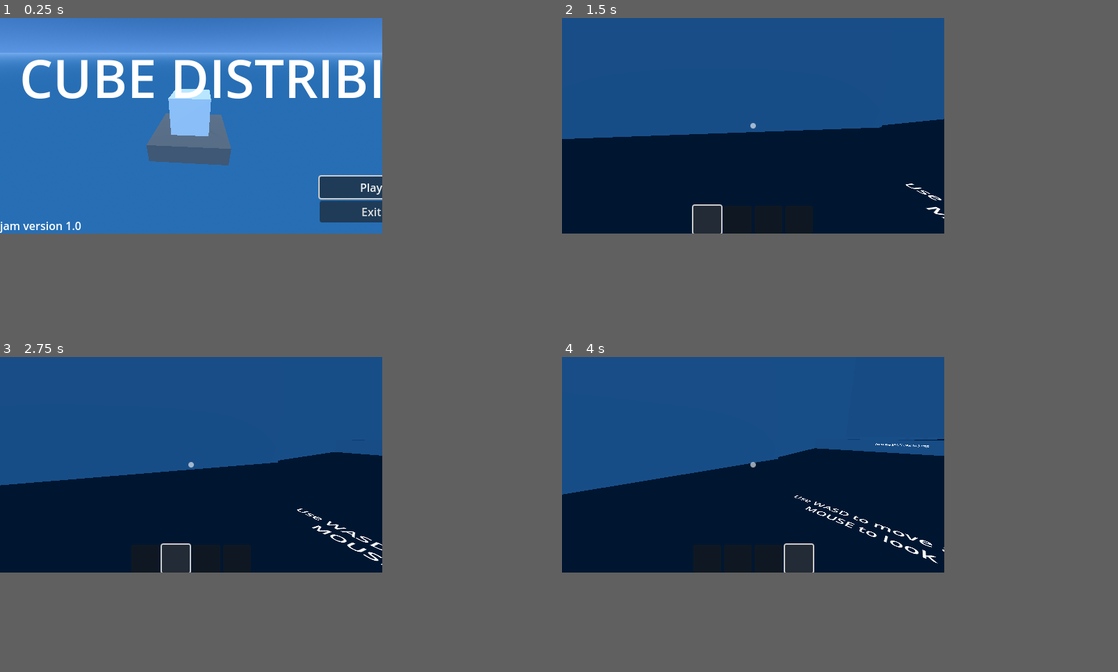
Above: before the commit, frames 1-4 (two rows, left to right).
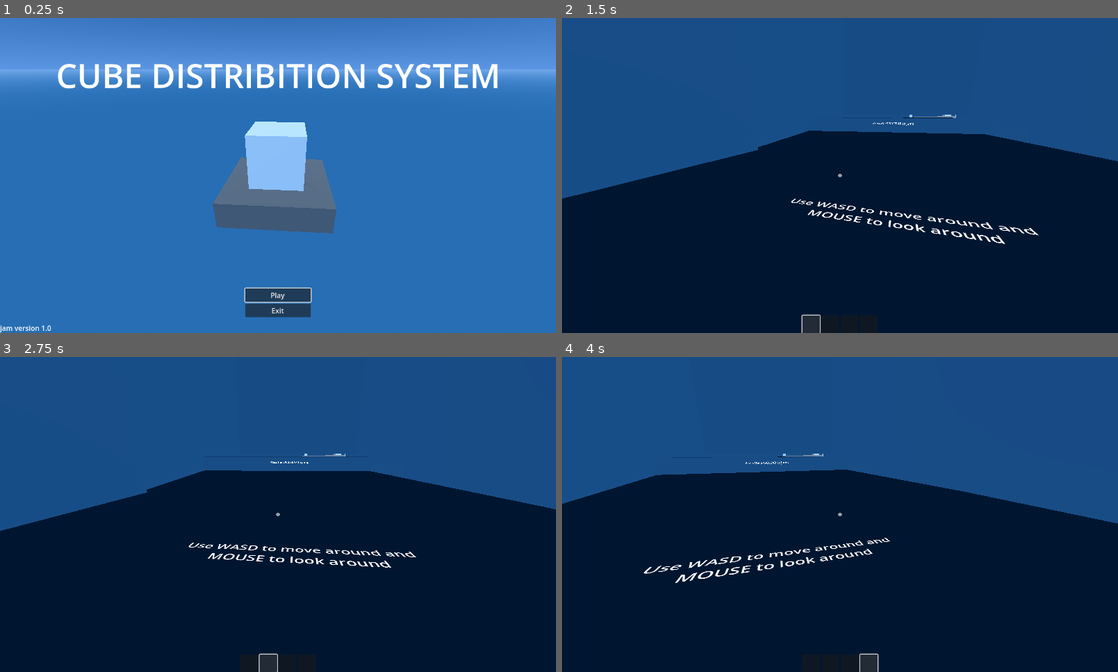
Above: after the commit, the same moments.

Repository: albert0zzz/Acerola-Jam-0-Entry
Game: Godot game, scene res://addons/Basic UI/main_menu.tscn
Same seed, same stepped clock (60 frames per second), same inputs: the game is played once before the commit and once after it.
Inputs (mouse positions are in pixels of both pictures, inside the frame that each line leads up to; where the layout moved, square brackets give the same spot in the first picture):
- Up to frame 1 (0.25 s): no input
- Up to frame 2 (1.5 s): click "Play" at 0.5 s; click (734, 229) [706, 219] at 1.25 s
- Up to frame 3 (2.75 s): click (183, 568) [177, 558] at 2 s
- Up to frame 4 (4 s): click (762, 568) [767, 558] at 2.75 s; click (773, 568) [801, 558] at 3.5 s
In our replay, the window is 550x310 before the commit and 800x453 after it. These sizes can differ from the game's own. Grey fills any space a smaller window leaves; there, only what the larger window draws over its background counts as a difference.

The runs differ from the first frame. In frame 1, 22% of the frame differs, in the area x 0-100%, y 0-100%; in frame 2, 19%; in frame 3, 19%; in frame 4, 19%.

Commit message:
Update project.godot

Diff:
--- a/project.godot
+++ b/project.godot
@@ -27,8 +27,8 @@
 
 [display]
 
-window/size/viewport_width=550
-window/size/viewport_height=310
+window/size/viewport_width=1270
+window/size/viewport_height=720
 
 [editor]
 
